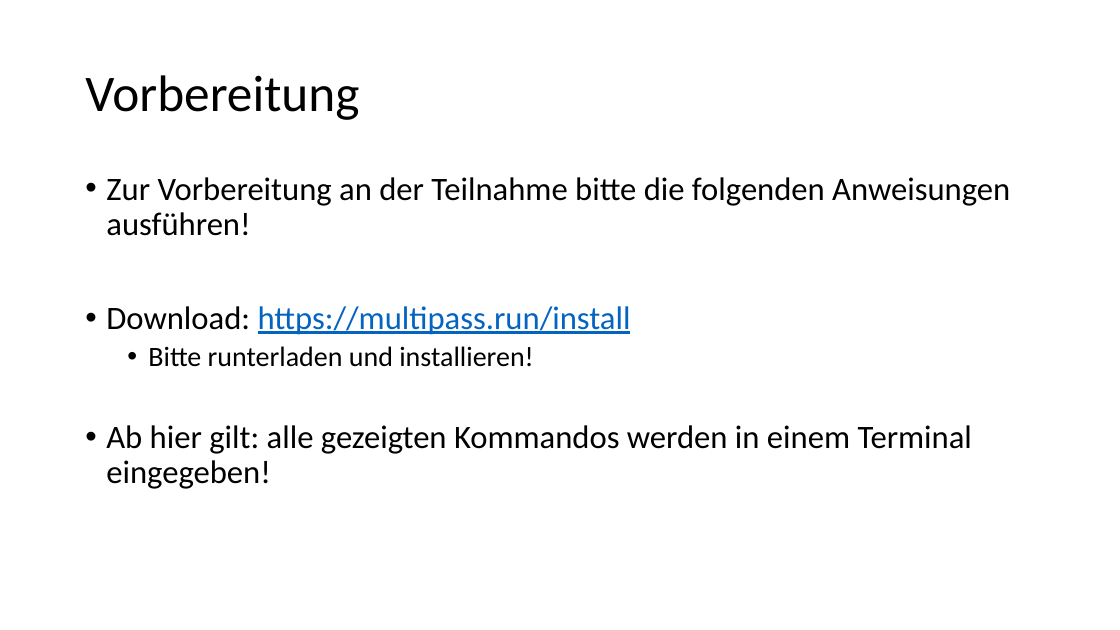
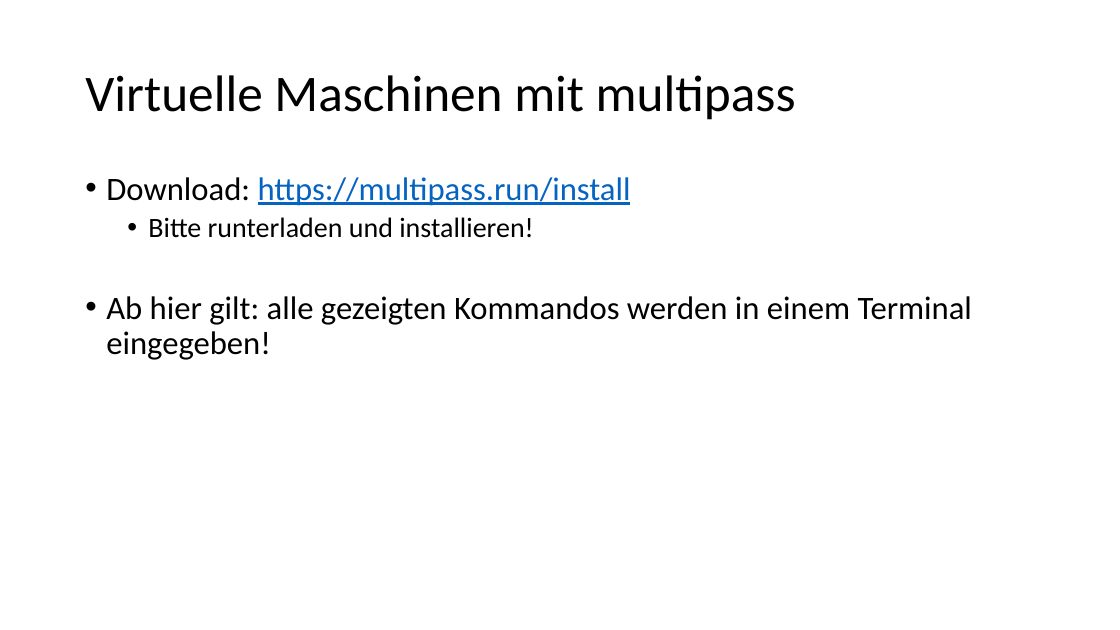
Before and after one commit to igeldo/PR4-SoSe23, a slide deck: slide 3 of sample/kubernetes/Bring your own device - Vorbereitung.pptx (slide 2 before the commit). Drawn at 1120x630 pixels with LibreOffice and Linux fonts; fonts in the diff are those of the drawing. Boxes give left, top, right and bottom in pixels: in the first picture for what was removed or moved away, otherwise in the second. Text is boxed around its words. In the diff, an @@ line names an element or a change of style, - is before the commit and + after.

```diff
--- a/sample/kubernetes/Bring your own device - Vorbereitung.pptx
+++ b/sample/kubernetes/Bring your own device - Vorbereitung.pptx
@@ title at [85, 75, 796, 120]: text changed @@
-Vorbereitung
+Virtuelle Maschinen mit multipass
@@ text at [106, 177, 1010, 236]: paragraph removed @@
-• Zur Vorbereitung an der Teilnahme bitte die folgenden Anweisungen ausführen!
```
Also in this commit, not shown: 1 slide added.
